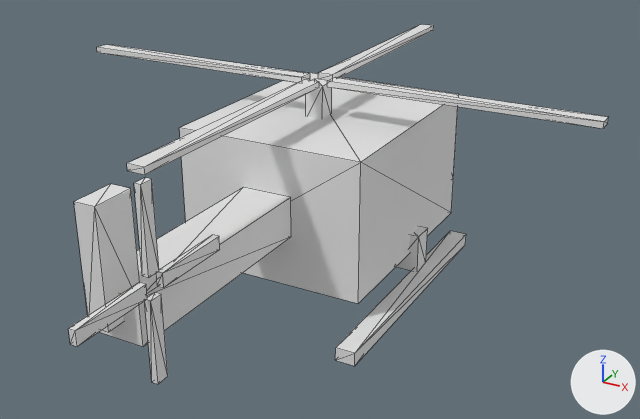
Before and after pictures for a commit that changed the COLLADA model SCIE-Port/src/SCIEPort/Assets/Models/Helicopter.dae.
Both versions are drawn from a 50 mm camera at (3.49, -6.02, 3.77) aimed at (0.25, -0.14, 0.83). Every picture has the same lights, and +X, +Y and +Z are marked at lower right. The picture after the commit comes second. Mesh edges are drawn as thin lines. Where no turn or scale is listed for an object, it has been applied to the vertices.

In view in the first picture: 'HelicopterRoot', 'MainRotor', 'TailRotor'.
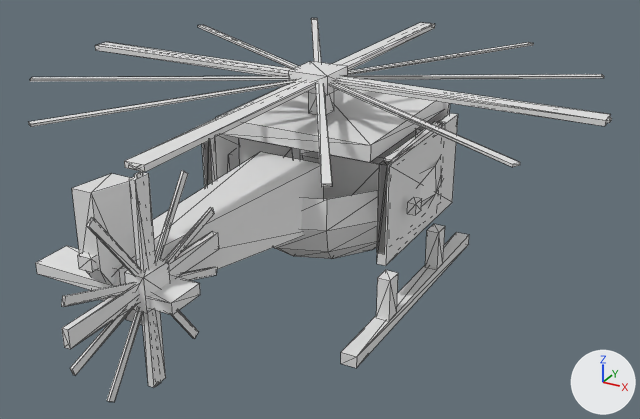
Pixel boxes [x1, y1, x2, y2] of what changed, in the pictures (640 x 419 px):
'HelicopterRoot', no longer drawn: before [74, 72, 466, 366]
'VisualRoot', added: after [36, 86, 469, 368]
'MainRotor', reshaped, moved: before [97, 24, 608, 175]; after [95, 22, 611, 172]
'TailRotor', reshaped, moved: before [68, 178, 220, 384]; after [62, 172, 219, 387]
'MainRotorBlur', added: after [28, 18, 612, 187]
'TailRotorBlur', added: after [61, 170, 217, 402]
part 1 of me_mainrotor, added: after [95, 42, 611, 126]
part 2 of me_mainrotor, added: after [124, 22, 435, 172]
part 3 of me_mainrotor, added: after [289, 61, 348, 95]
part 4 of me_mainrotor, deleted: before [97, 44, 310, 83]
part 5 of me_mainrotor, deleted: before [327, 77, 608, 129]
part 6 of me_mainrotor, deleted: before [318, 24, 434, 80]
part 7 of me_mainrotor, deleted: before [127, 80, 319, 175]
part 8 of me_tailrotor, added: after [129, 172, 166, 387]
part 9 of me_tailrotor, added: after [62, 232, 219, 349]
part 10 of me_tailrotor, added: after [125, 259, 170, 313]
part 11 of me_tailrotor, deleted: before [134, 178, 159, 278]
part 12 of me_tailrotor, deleted: before [145, 292, 168, 384]
part 13 of me_tailrotor, deleted: before [156, 235, 220, 288]
part 14 of me_tailrotor, deleted: before [68, 282, 147, 346]

What changed in the scene script:
```text
Change me_mainrotor:
    used by ob_mainrotor; location = (0.0, 0.3, 1.78)
    remove me_mainrotor.from_pydata(...)  # 32 vertices, 48 faces; spans x -2.35..2.35, y -2.35..2.35, z -0.03..0.03
    add me_mainrotor.from_pydata(...)  # 24 vertices, 36 faces; spans x -2.36..2.36, y -2.36..2.36, z -0.08..0.08
    me_mainrotor part 1: a new loose piece, a box spanning x -2.36..2.36, y -0.08..0.08, z -0.023..0.023
    me_mainrotor part 2: a new loose piece, a box spanning x -0.08..0.08, y -2.36..2.36, z -0.023..0.023
    me_mainrotor part 3: a new loose piece, a box spanning x -0.18..0.18, y -0.18..0.18, z -0.08..0.08
    me_mainrotor part 4: the loose piece of 8 vertices spanning x -2.35..-0.12, y -0.07..0.07, z -0.03..0.03 is deleted
    me_mainrotor part 5: the loose piece of 8 vertices spanning x 0.12..2.35, y -0.07..0.07, z -0.03..0.03 is deleted
    me_mainrotor part 6: the loose piece of 8 vertices spanning x -0.07..0.07, y 0.12..2.35, z -0.03..0.03 is deleted
    me_mainrotor part 7: the loose piece of 8 vertices spanning x -0.07..0.07, y -2.35..-0.12, z -0.03..0.03 is deleted
Change me_tailrotor:
    used by ob_tailrotor; location = (0.3, -2.34, 1.18)
    remove me_tailrotor.from_pydata(...)  # 32 vertices, 48 faces; spans x -0.025..0.025, y -0.68..0.68, z -0.68..0.68
    add me_tailrotor.from_pydata(...)  # 24 vertices, 36 faces; spans x -0.07..0.07, y -0.7..0.7, z -0.7..0.7
    me_tailrotor part 8: a new loose piece, a box spanning x -0.023..0.023, y -0.06..0.06, z -0.7..0.7
    me_tailrotor part 9: a new loose piece, a box spanning x -0.023..0.023, y -0.7..0.7, z -0.06..0.06
    me_tailrotor part 10: a new loose piece, a box spanning x -0.07..0.07, y -0.12..0.12, z -0.12..0.12
    me_tailrotor part 11: the loose piece of 8 vertices spanning x -0.025..0.025, y -0.05..0.05, z 0.08..0.68 is deleted
    me_tailrotor part 12: the loose piece of 8 vertices spanning x -0.025..0.025, y -0.05..0.05, z -0.68..-0.08 is deleted
    me_tailrotor part 13: the loose piece of 8 vertices spanning x -0.025..0.025, y 0.08..0.68, z -0.05..0.05 is deleted
    me_tailrotor part 14: the loose piece of 8 vertices spanning x -0.025..0.025, y -0.68..-0.08, z -0.05..0.05 is deleted
Add me_tailrotorblur:
    me_tailrotorblur.from_pydata(...)  # 40 vertices, 60 faces; spans x -0.009..0.009, y -0.693..0.693, z -0.72..0.72
Add me_mainrotorblur:
    me_mainrotorblur.from_pydata(...)  # 48 vertices, 72 faces; spans x -2.38..2.38, y -2.38..2.38, z -0.01..0.01
Add me_visualroot:
    me_visualroot.from_pydata(...)  # 353 vertices, 542 faces; spans x -1.04..1.04, y -3.12..1.48, z -0.95..0.81
Change ob_helicopterroot:
    ob_helicopterroot: bpy.data.objects.new('HelicopterRoot', me_helicopterroot) -> bpy.data.objects.new('HelicopterRoot', None)
Change ob_mainrotor:
    ob_mainrotor.location: (0.0, 0.3, 1.78) -> (0.0, 0.3, 1.8)
Change ob_tailrotor:
    ob_tailrotor.location: (0.3, -2.34, 1.18) -> (0.3, -2.37, 1.2)
Add ob_tailrotorblur:
    ob_tailrotorblur = bpy.data.objects.new('TailRotorBlur', me_tailrotorblur)
    ob_tailrotorblur.location = (0.3, -2.37, 1.2)
Add ob_mainrotorblur:
    ob_mainrotorblur = bpy.data.objects.new('MainRotorBlur', me_mainrotorblur)
    ob_mainrotorblur.location = (0.0, 0.3, 1.8)
Add ob_visualroot:
    ob_visualroot = bpy.data.objects.new('VisualRoot', me_visualroot)
    ob_visualroot.location = (0.0, 0.55, 1.0)
```
